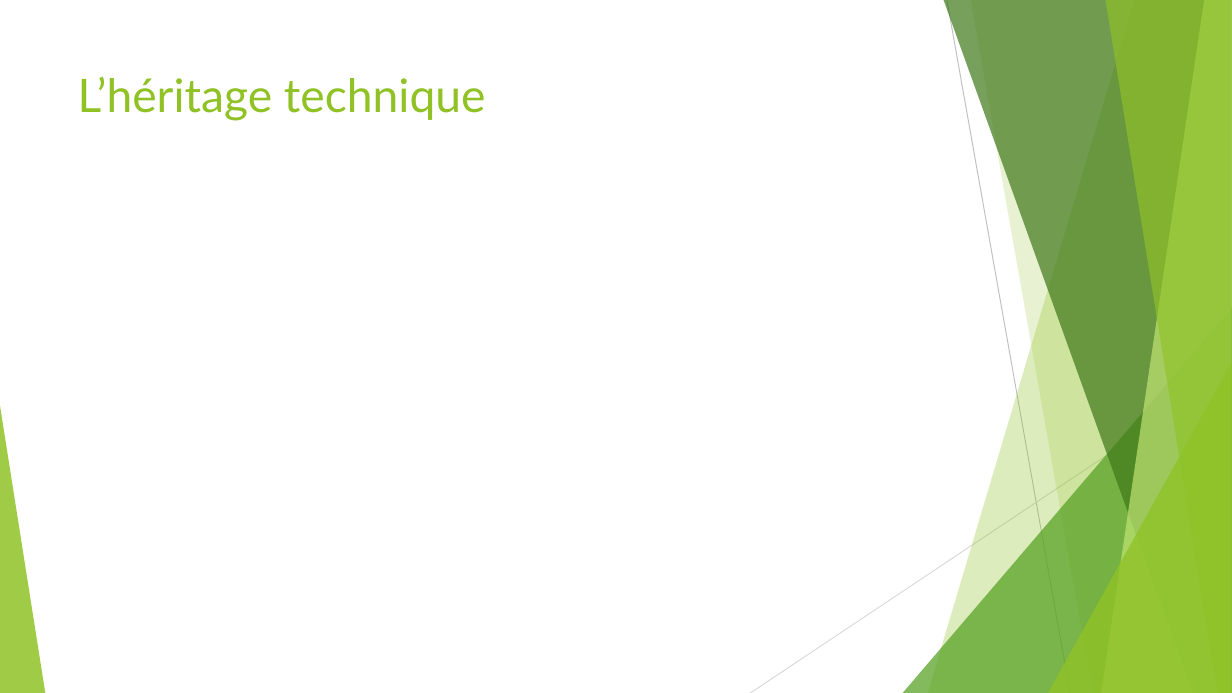
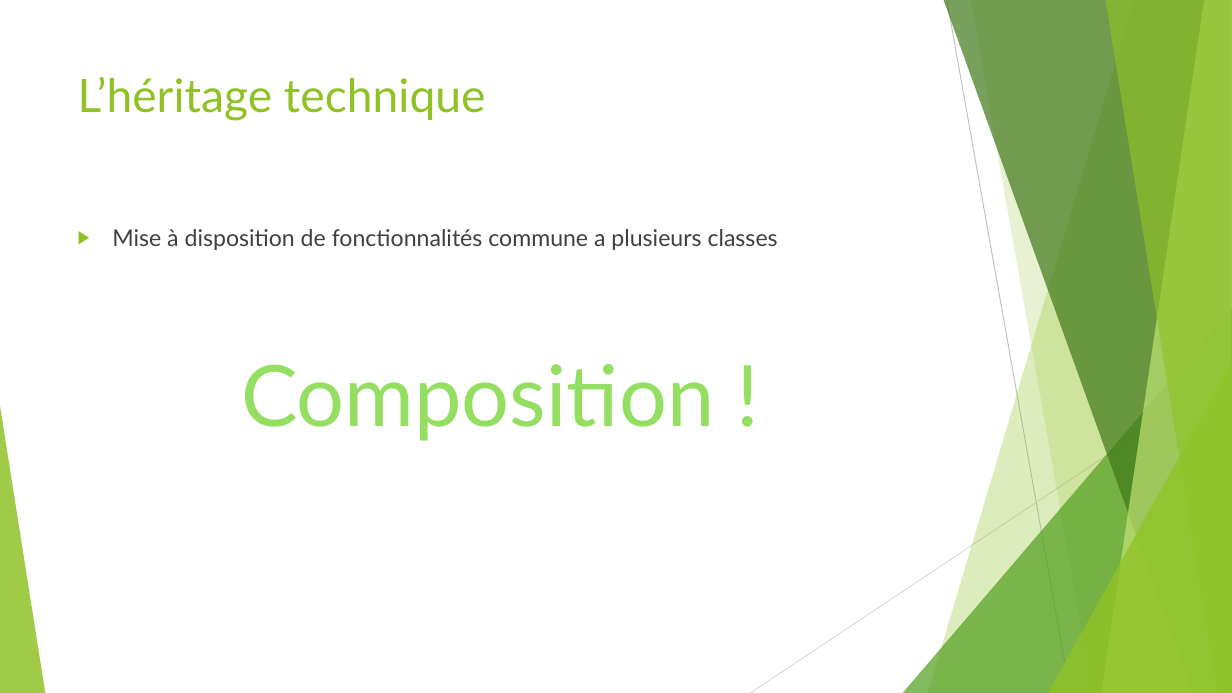
Before and after one commit to worming004/OOPAndGo, a slide deck: slide 15 of PPT/OOPAndGo.pptx (slide 13 before the commit). Drawn at 1232x693 pixels with LibreOffice and Linux fonts; fonts in the diff are those of the drawing. Boxes give left, top, right and bottom in pixels: in the first picture for what was removed or moved away, otherwise in the second. Text is boxed around its words. In the diff, an @@ line names an element or a change of style, - is before the commit and + after.

Commit message:
interfaces et héritage

```diff
--- a/PPT/OOPAndGo.pptx
+++ b/PPT/OOPAndGo.pptx
@@ text added at <box>112,229,778,250</box>, 18 pt, text #404040 @@
+▶ Mise à disposition de fonctionnalités commune a plusieurs classes
@@ text added at <box>241,364,714,441</box>, 66 pt, text #94DE61 @@
+Composition !
```
Also in this commit, not shown: 3 other slides changed, 1 slide added, 1 other file.
